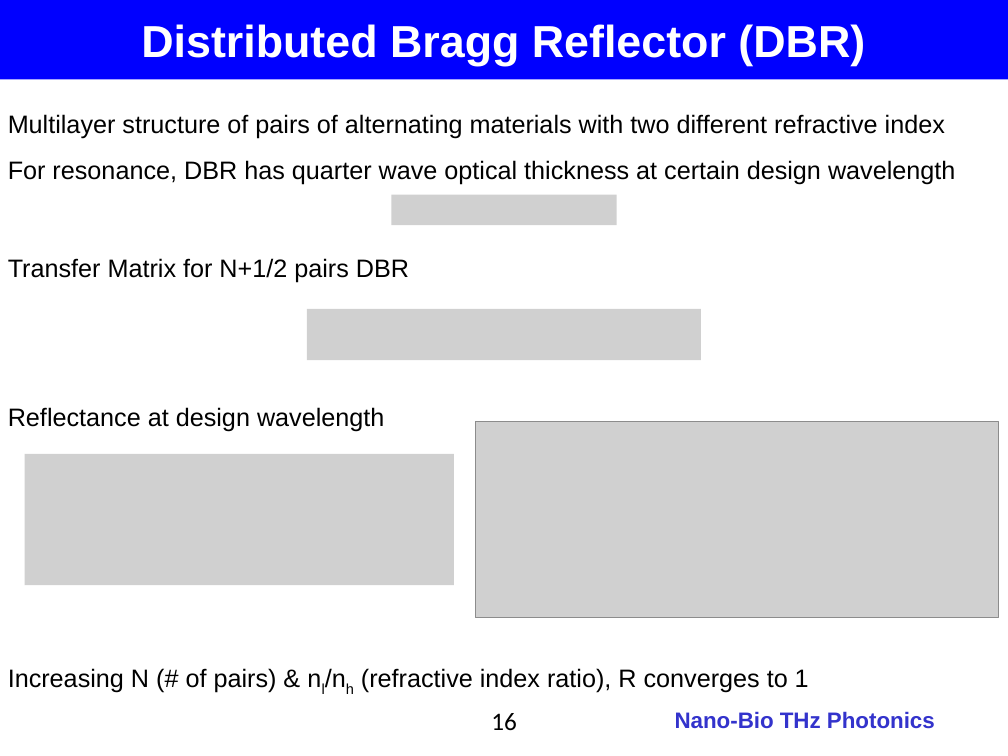
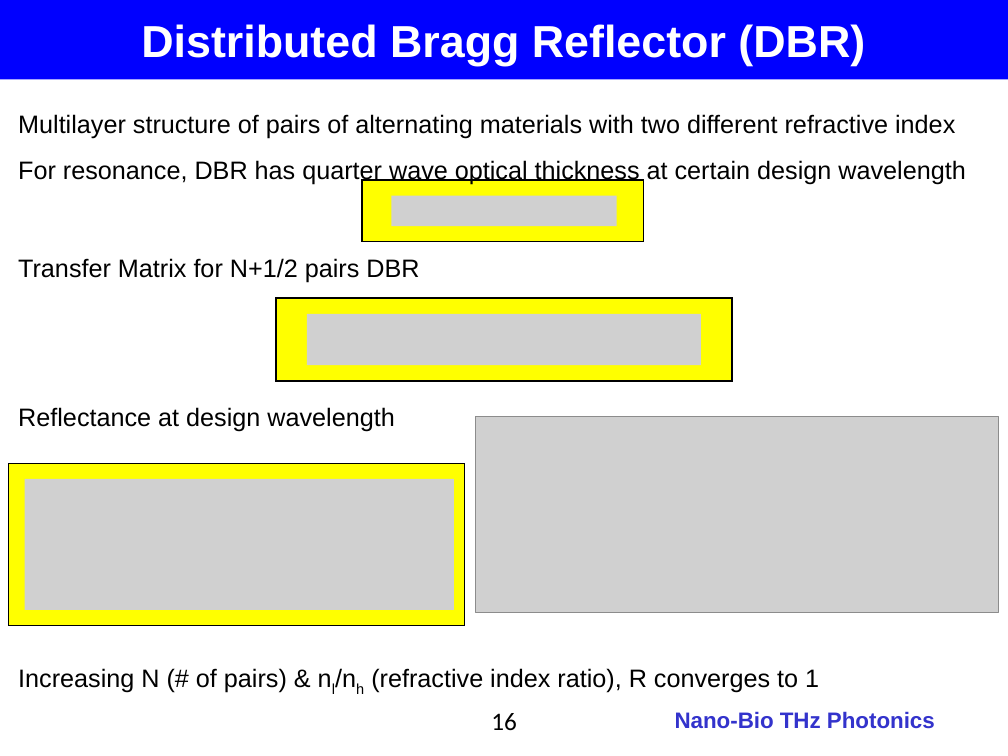
Before and after one commit to jglee96/NBTP_Lab, a slide deck: slide 16 of 개인/석사학위논문/Thesis_Presentation_v2.pptx. Drawn at 1008x756 pixels with LibreOffice and Linux fonts; fonts in the diff are those of the drawing; grey boxes stand for pictures; background and template pictures are left out. Boxes give left, top, right and bottom in pixels: in the first picture for what was removed or moved away, otherwise in the second. Text is boxed around its words. In the diff, an @@ line names an element or a change of style, - is before the commit and + after.

```diff
--- a/개인/석사학위논문/Thesis_Presentation_v2.pptx
+++ b/개인/석사학위논문/Thesis_Presentation_v2.pptx
@@ text "Multilayer structure of pairs of ...": place and size @@
-text "Multilayer structure of pairs of ..." at (8, 114, 955, 184)
+text "Multilayer structure of pairs of ..." at (18, 114, 965, 184)
@@ rectangle added at (362, 180, 643, 242), fill #FFFF00, outline #000000 1 pt @@
@@ rectangle added at (276, 297, 733, 381), fill #FFFF00, outline #000000 1 pt @@
@@ picture: place and size @@
-picture at (307, 308, 702, 360)
+picture at (307, 313, 702, 365)
@@ 3 texts: place and size @@
-3 texts at (8, 258, 809, 693)
+3 texts at (18, 258, 819, 693)
@@ picture: place and size @@
-picture at (475, 421, 998, 618)
+picture at (475, 416, 998, 613)
@@ rectangle added at (8, 464, 465, 626), fill #FFFF00, outline #000000 1 pt @@
@@ picture: place and size @@
-picture at (24, 454, 454, 585)
+picture at (24, 479, 454, 610)
```
Also in this commit, not shown: 14 other slides changed, 2 slides added, 1 slide removed, 5 other files.
